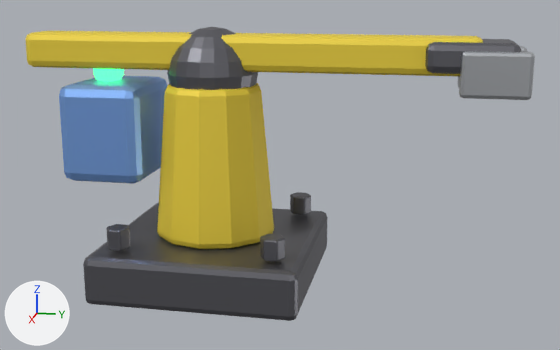
The glTF model web/public/models/ff-inserter.glb as it was, and as the next commit left it.
Before and after are seen from a 50 mm lens placed at (2.16, 0.628, 0.866), pointed at (0.004, 0.197, 0.327). Every picture has the same lights, and +X, +Y and +Z are marked at lower left. The first picture is the older version. Where no turn or scale is listed for an object, it has been applied to the vertices. Vertices at exactly the same position are counted once.

Objects in the first picture: 'Arm.002', 'ArmTip', 'Base.004', 'Bolt.018', 'Bolt.019', 'Bolt.020', 'Claw', 'Claw.001', 'Column', 'Lamp.010', 'Motor.001', 'Pivot'.
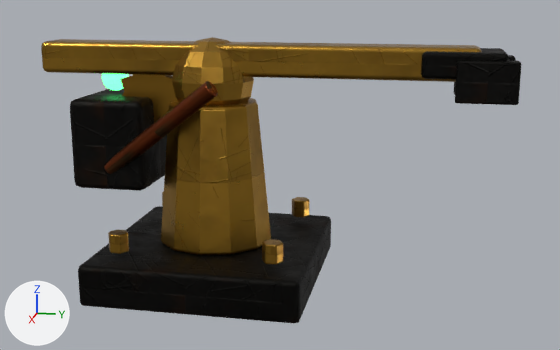
Boxes (x1, y1, x2, y2) around the edits, measured in the pictures (560 x 350 px):
'Base.004', recoloured, reshaped, moved: before (83, 203, 328, 321); after (78, 206, 331, 323)
'Bolt.009', added (brown): after (108, 74, 309, 265)
'Column', deleted (yellow): before (157, 83, 274, 249)
'Arm.002', recoloured, reshaped, moved: before (26, 31, 483, 76); after (41, 39, 482, 82)
'Motor.001', recoloured, reshaped, moved (11% narrower): before (59, 76, 168, 184); after (70, 89, 167, 191)
'Pivot', reshaped, moved, recoloured: before (167, 27, 258, 90); after (172, 37, 254, 105)
'Claw.001', recoloured, moved: before (459, 51, 535, 100); after (455, 61, 521, 105)
'ArmTip', recoloured, reshaped, moved (9% narrower, 11% shorter): before (425, 39, 522, 74); after (421, 48, 509, 79)
'Hose', added (brown): after (104, 81, 218, 174)
'Bolt.020', deleted: before (260, 234, 285, 262)
'Bolt.019', deleted: before (106, 224, 130, 251)
'Bolt.018', deleted: before (290, 192, 311, 215)
'Lamp.010', deleted: before (93, 68, 124, 82)
'Lamp.006', added: after (102, 74, 129, 91)
'Claw', moved: before (458, 46, 527, 88); after (454, 55, 516, 94)

What changed in the scene script:
```text
Add mat_ff_iron:
    mat_ff_iron = bpy.data.materials.new('FF_iron')
    # uses the picture img_iron_d
    # uses the picture img_iron_n
    # uses the picture img_iron_r
Add mat_ff_darkiron:
    mat_ff_darkiron = bpy.data.materials.new('FF_darkiron')
    # uses the picture img_iron_d
    # uses the picture img_iron_n
    # uses the picture img_iron_r
Add mat_ff_brass:
    mat_ff_brass = bpy.data.materials.new('FF_brass')
    # uses the picture img_brass_d
    # uses the picture img_brass_n
    # uses the picture img_brass_r
Add mat_ff_bronze:
    mat_ff_bronze = bpy.data.materials.new('FF_bronze')
    # uses the picture img_brass_d
    # uses the picture img_brass_n
    # uses the picture img_brass_r
Add mat_ff_copper:
    mat_ff_copper = bpy.data.materials.new('FF_copper')
    # uses the picture img_copper_d
    # uses the picture img_copper_n
    # uses the picture img_copper_r
Change me_cube_193:
    remove me_cube_193.from_pydata(...)  # 56 vertices, 108 faces; spans x -0.3..0.3, y -0.3..0.3, z -0.07..0.07
    remove me_cube_193.materials.append(mat_ff_darksteel_web_053)  # grey #6f6f76
    add me_cube_193.from_pydata(...)  # 56 vertices, 108 faces; spans x -0.31..0.31, y -0.31..0.31, z -0.06..0.06
    me_cube_193 part 1: 56 of 56 vertices moved; they spanned x -0.3..0.3, y -0.3..0.3, z -0.07..0.07 and now span x -0.31..0.31, y -0.31..0.31, z -0.06..0.06; mean shift (0.0, 0.0, 0.0)
    add me_cube_193.materials.append(mat_ff_darkiron)
Change me_sphere_021:
    remove me_sphere_021.from_pydata(...)  # 182 vertices, 360 faces; spans x -0.13..0.13, y -0.13..0.13, z -0.13..0.13
    remove me_sphere_021.materials.append(mat_ff_darksteel_web_058)  # grey #6f6f76
    add me_sphere_021.from_pydata(...)  # 158 vertices, 308 faces; spans x -0.12..0.12, y -0.218..0.12, z -0.12..0.12
    me_sphere_021 part 2: 182 vertices removed from x -0.13..0.13, y -0.13..0.13, z -0.13..0.13; 158 vertices added at x -0.12..0.12, y -0.218..0.12, z -0.12..0.12
    add me_sphere_021.materials.append(mat_ff_bronze)
Change me_cube_194:
    remove me_cube_194.from_pydata(...)  # 56 vertices, 108 faces; spans x -0.15..0.15, y -0.12..0.12, z -0.14..0.14
    remove me_cube_194.materials.append(mat_ff_bluepaint_web_008)  # blue #81aded
    add me_cube_194.from_pydata(...)  # 56 vertices, 108 faces; spans x -0.14..0.14, y -0.11..0.11, z -0.13..0.13
    me_cube_194 part 3: 56 of 56 vertices moved; they spanned x -0.15..0.15, y -0.12..0.12, z -0.14..0.14 and now span x -0.14..0.14, y -0.11..0.11, z -0.13..0.13; mean shift (0.0, 0.0, 0.0)
    add me_cube_194.materials.append(mat_ff_iron)
Change me_cube_195:
    remove me_cube_195.from_pydata(...)  # 56 vertices, 108 faces; spans x -0.07..0.07, y -0.65..0.65, z 0.6..0.7
    remove me_cube_195.materials.append(mat_ff_hazard_web_032)  # yellow #edd33f
    add me_cube_195.from_pydata(...)  # 56 vertices, 108 faces; spans x -0.06..0.06, y -0.625..0.625, z -0.045..0.045
    me_cube_195 part 4: 56 of 56 vertices moved; they spanned x -0.07..0.07, y -0.65..0.65, z 0.6..0.7 and now span x -0.06..0.06, y -0.625..0.625, z -0.045..0.045; mean shift (0.0, 0.0, -0.65)
    add me_cube_195.materials.append(mat_ff_brass)
Change me_cube_196:
    remove me_cube_196.from_pydata(...)  # 56 vertices, 108 faces; spans x -0.1..0.1, y -0.12..0.12, z -0.04..0.04
    remove me_cube_196.materials.append(mat_ff_darksteel_web_059)  # grey #6f6f76
    add me_cube_196.from_pydata(...)  # 56 vertices, 108 faces; spans x -0.09..0.09, y -0.11..0.11, z -0.035..0.035
    me_cube_196 part 5: 56 of 56 vertices moved; they spanned x -0.1..0.1, y -0.12..0.12, z -0.04..0.04 and now span x -0.09..0.09, y -0.11..0.11, z -0.035..0.035; mean shift (0.0, 0.0, 0.0)
    add me_cube_196.materials.append(mat_ff_darkiron)
Change me_cube_198:
    remove me_cube_198.from_pydata(...)  # 56 vertices, 108 faces; spans x -0.025..0.025, y -0.09..0.09, z -0.06..0.06
    remove me_cube_198.materials.append(mat_ff_steel_web_028)  # light grey #c4c7cb
    add me_cube_198.from_pydata(...)  # 56 vertices, 108 faces; spans x -0.023..0.023, y -0.08..0.08, z -0.055..0.055
    edits to the shape of me_cube_198 do not show in these pictures
    add me_cube_198.materials.append(mat_ff_iron)
Change ob_base_004:
    ob_base_004.location: (0.0, 0.0, 0.07) -> (0.0, 0.0, 0.06)
Remove ob_bolt_018:
    ob_bolt_018 = bpy.data.objects.new('Bolt.018', me_cylinder_105)
Remove ob_bolt_019:
    ob_bolt_019 = bpy.data.objects.new('Bolt.019', me_cylinder_106)
Remove ob_bolt_020:
    ob_bolt_020 = bpy.data.objects.new('Bolt.020', me_cylinder_107)
Remove ob_column:
    ob_column = bpy.data.objects.new('Column', me_cylinder_108)
Change ob_pivot:
    ob_pivot.location: (0.0, 0.0, 0.62) -> (0.0, 0.0, 0.6)
Change ob_motor_001:
    ob_motor_001.location: (0.0, -0.3, 0.45) -> (0.0, -0.28, 0.42)
Change ob_arm_002:
    ob_arm_002.location: (0.0, 0.1, 0.03) -> (0.0, 0.12, 0.66)
Change ob_armtip:
    ob_armtip.location: (0.0, 0.72, 0.68) -> (0.0, 0.7, 0.66)
Change ob_claw:
    ob_claw.location: (-0.09, 0.78, 0.64) -> (-0.08, 0.76, 0.62)
Change ob_claw_001:
    ob_claw_001.location: (0.09, 0.78, 0.64) -> (0.08, 0.76, 0.62)
Remove ob_lamp_010:
    ob_lamp_010 = bpy.data.objects.new('Lamp.010', me_sphere_022)
Add ob_hose:
    ob_hose = bpy.data.objects.new('Hose', me_cylinder_209)  # 140 vertices, 276 faces; spans x -0.053..0.053, y -0.177..0.177, z -0.142..0.142
    ob_hose.location = (0.15, -0.115, 0.475)
Add ob_lamp_006:
    ob_lamp_006 = bpy.data.objects.new('Lamp.006', me_sphere_008)  # a UV sphere (10 segments, 8 rings, poles along z) spanning x -0.038..0.038, y -0.04..0.04, z -0.04..0.04; in mat_ff_greenlamp (green #61ed90, glowing green #54ff87)
    ob_lamp_006.location = (0.0, -0.3, 0.6)
Add ob_bolt_009:
    ob_bolt_009 = bpy.data.objects.new('Bolt.009', me_cylinder_203)  # 444 vertices, 864 faces; spans x -0.026..0.466, y -0.058..0.469, z -0.047..0.476
    ob_bolt_009.location = (-0.22, -0.22, 0.168)
```
